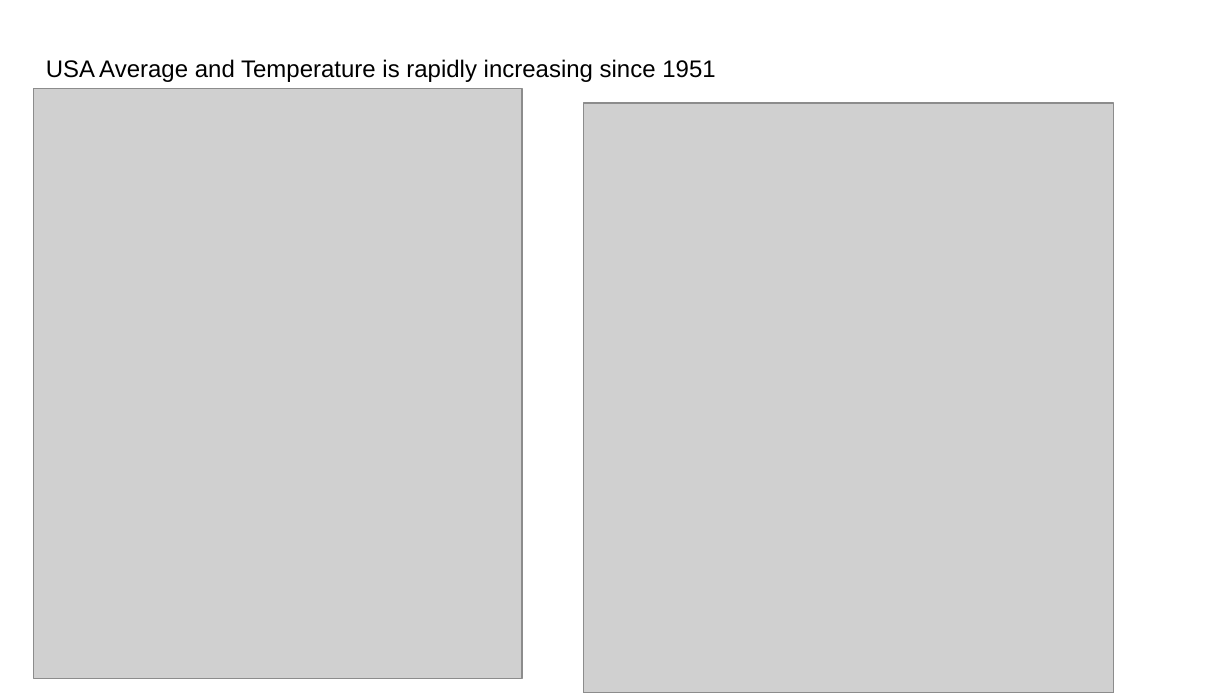
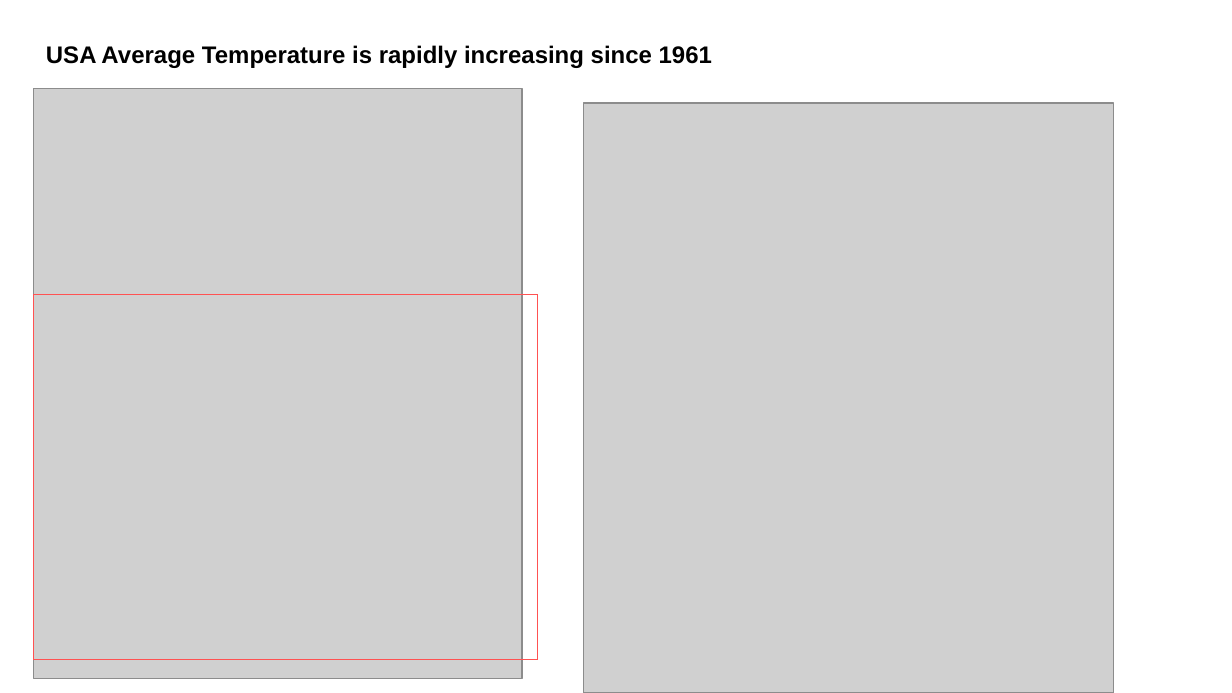
Before and after one commit to LineaFuller/Project_1, a slide deck: slide 11 of Project 1 final.pptx. Drawn at 1232x693 pixels with LibreOffice and Linux fonts; fonts in the diff are those of the drawing; grey boxes stand for pictures. Boxes give left, top, right and bottom in pixels: in the first picture for what was removed or moved away, otherwise in the second. Text is boxed around its words. In the diff, an @@ line names an element or a change of style, - is before the commit and + after.

```diff
--- a/Project 1 final.pptx
+++ b/Project 1 final.pptx
@@ text at [46, 45, 712, 68]: text changed; bold on @@
-USA Average and Temperature is rapidly increasing since 1951
+USA Average Temperature is rapidly increasing since 1961
@@ rectangle added at [33, 294, 537, 659], outline #FF5252 0.75 pt @@
```
Also in this commit, not shown: 5 other slides changed, 7 other files.
